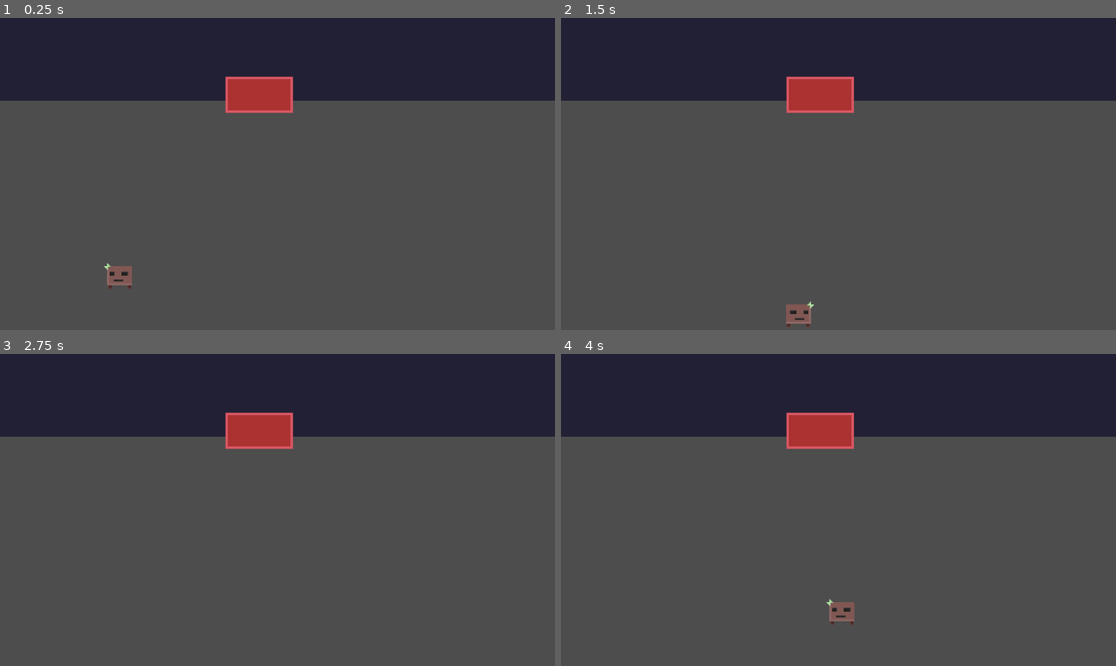
Above: before the commit, frames 1-4 (two rows, left to right).
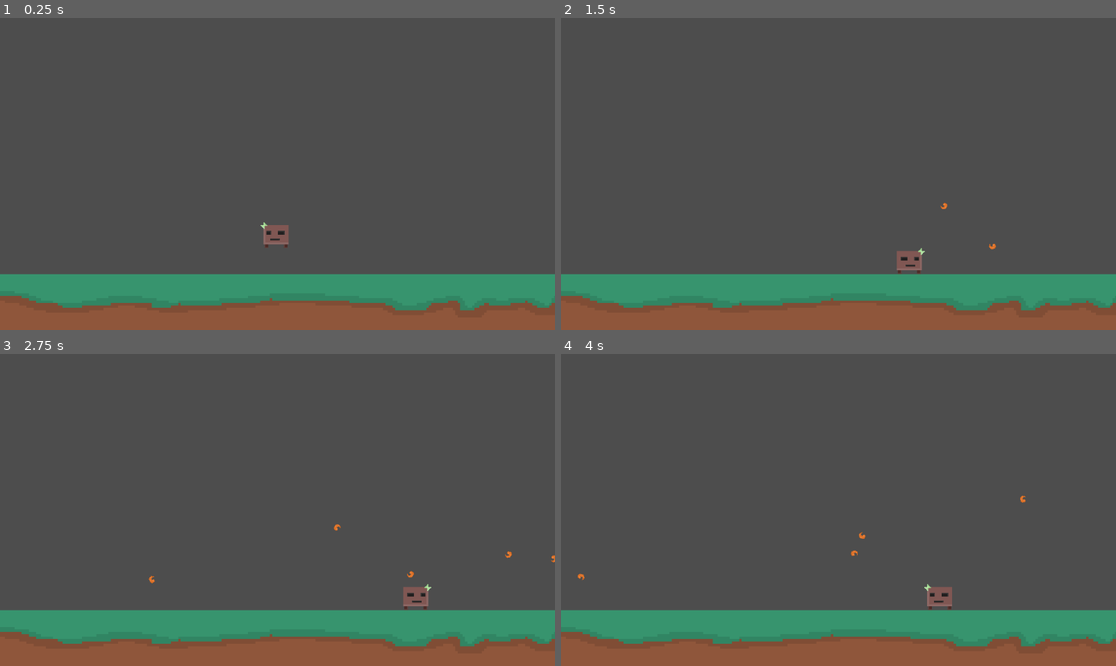
Above: after the commit, the same moments.

Repository: Fireball9670/Jump-and-Run
Game: Godot game, scene res://scenes/levels/level.tscn
Two runs of this game, one before a commit and one after it. Both use one fixed random seed, a clock stepped at 60 frames per second and the inputs below.
Inputs (mouse positions are in pixels of both pictures, inside the frame that each line leads up to):
- Up to frame 1 (0.25 s): no input
- Up to frame 2 (1.5 s): move the mouse to (960, 158) at 0.52 s; press the mouse at (960, 158) at 0.53 s; hold D (right) 0.53-1.28 s; right-click (960, 158) at 0.8 s; move the mouse to (727, 189) at 1.27 s; release the mouse at (727, 189) at 1.28 s; hold Down (down) from 1.28 s (still down); right-click (727, 189) at 1.35 s
- Up to frame 3 (2.75 s): click (166, 525) at 1.55 s; move the mouse to (333, 441) at 2.02 s; release Down (down) at 2.03 s; press the mouse at (333, 441) at 2.03 s; hold D (right) from 2.03 s (still down); right-click (333, 441) at 2.3 s
- Up to frame 4 (4 s): move the mouse to (810, 572) at 2.77 s; release D (right) at 2.78 s; release the mouse at (810, 572) at 2.78 s; hold Up (up) 2.78-3.53 s; right-click (810, 572) at 2.85 s; click (810, 572) at 3.05 s; move the mouse to (1005, 556) at 3.52 s; press the mouse at (1005, 556) at 3.53 s; hold Left (left) from 3.53 s (still down); right-click (1005, 556) at 3.8 s

The runs differ from the first frame. In frame 1, 45% of the frame differs, in the area x 0-100%, y 0-100%; in frame 2, 45%; in frame 3, 45%; in frame 4, 45%.

Commit message:
added jumping and fireballs

Diff:
--- /dev/null
+++ b/scenes/levels/floor.tscn
@@ -0,0 +1,14 @@
+[gd_scene load_steps=3 format=3 uid="uid://mccupeqjjhl1"]
+
+[ext_resource type="Texture2D" uid="uid://cugvu0544pgtn" path="res://resources/Floor.png" id="1_sf103"]
+
+[sub_resource type="WorldBoundaryShape2D" id="WorldBoundaryShape2D_6ymsj"]
+
+[node name="StaticBody2D" type="StaticBody2D"]
+
+[node name="CollisionShape2D" type="CollisionShape2D" parent="."]
+shape = SubResource("WorldBoundaryShape2D_6ymsj")
+
+[node name="Sprite2D" type="Sprite2D" parent="."]
+position = Vector2(0, 5)
+texture = ExtResource("1_sf103")
--- a/scenes/levels/level.gd
+++ b/scenes/levels/level.gd
@@ -1,4 +1,6 @@
 extends Node2D
+
+var fireball_scene: PackedScene = preload("res://scenes/projectiles/fireball.tscn")
 
 var test_array: Array[String] = ["Test, Beans, Bruh"]
 
@@ -12,3 +14,12 @@
 
 func _on_gate_player_entered_gate(body):
 	print(body)
+
+
+
+
+func _on_player_fireball(pos, direction):
+	var fireball = fireball_scene.instantiate() as RigidBody2D
+	fireball.position = pos
+	fireball.linear_velocity = direction * 500
+	$Projectiles.add_child(fireball)
--- a/scenes/levels/level.tscn
+++ b/scenes/levels/level.tscn
@@ -1,15 +1,19 @@
 [gd_scene load_steps=4 format=3 uid="uid://5xv3ll6inl08"]
 
 [ext_resource type="Script" path="res://scenes/levels/level.gd" id="1_8seop"]
-[ext_resource type="PackedScene" uid="uid://bu434yn35pvvk" path="res://scenes/gate.tscn" id="2_5dniu"]
 [ext_resource type="PackedScene" uid="uid://kja8tl4wl0av" path="res://scenes/player/player.tscn" id="2_hnri6"]
+[ext_resource type="PackedScene" uid="uid://mccupeqjjhl1" path="res://scenes/levels/floor.tscn" id="3_suf08"]
 
 [node name="Level" type="Node2D"]
 script = ExtResource("1_8seop")
 
-[node name="Gate" parent="." instance=ExtResource("2_5dniu")]
+[node name="Projectiles" type="Node2D" parent="."]
+
+[node name="StaticBody2D" parent="." instance=ExtResource("3_suf08")]
+position = Vector2(570, 532)
+scale = Vector2(5, 5)
 
 [node name="Player" parent="." instance=ExtResource("2_hnri6")]
-position = Vector2(248, 537)
+position = Vector2(573, 439)
 
-[connection signal="player_entered_gate" from="Gate" to="." method="_on_gate_player_entered_gate"]
+[connection signal="fireball" from="Player" to="." method="_on_player_fireball"]
--- a/scenes/player/player.gd
+++ b/scenes/player/player.gd
@@ -2,30 +2,41 @@
 
 var can_fire: bool = true
 
+const GRAVITY = 400.0
+const WALKSPEED = 200
+
+signal fireball(pos, direction)
+
+#func _ready():
+	#$PlayerImage.rotate(deg_to_rad(90))
+
 func _process(_delta):
-
-	const speed = 300
-	var modifier = 1
 
 		# fireball thrower
 	if(Input.is_action_pressed("primary")) and can_fire == true:
-		print("fire")
+		var fireball_marker = $FireballStartPositions.get_children()
+		var selected_fireball = fireball_marker[randi() % fireball_marker.size()]
+		var direction = (get_global_mouse_position() - position).normalized()
 		can_fire = false
 		$Timer.start()
+		# emit selected position
+		fireball.emit(selected_fireball.global_position, direction)
 
-	if(Input.is_action_pressed("secondary")):
-		print("run")
-		modifier = 2
+func _on_timer_timeout():
+	can_fire = true
 
-	# input
+func _physics_process(delta):
 	var direction = Input.get_vector("left","right","up","down")
-	velocity = direction * speed * modifier
+	if direction.y < 0:
+		velocity.y = -200
+	else:
+		velocity.y += delta * GRAVITY
+	velocity.x = direction.x * WALKSPEED
+	var motion = velocity * delta
 	move_and_slide()
+
 
 	if(direction.x > 0):
 		$PlayerImage.flip_h = true
 	elif(direction.x < 0):
 		$PlayerImage.flip_h = false
-
-func _on_timer_timeout():
-	can_fire = true
--- a/scenes/player/player.tscn
+++ b/scenes/player/player.tscn
@@ -1,11 +1,7 @@
-[gd_scene load_steps=11 format=3 uid="uid://kja8tl4wl0av"]
+[gd_scene load_steps=6 format=3 uid="uid://kja8tl4wl0av"]
 
 [ext_resource type="Script" path="res://scenes/player/player.gd" id="1_1c2fn"]
-[ext_resource type="Texture2D" uid="uid://ds1bo85ney8vv" path="res://resources/Fireball_0001.png" id="2_kslmi"]
-[ext_resource type="Texture2D" uid="uid://5v77bsyxxve" path="res://resources/Fireball_0002.png" id="3_kh850"]
-[ext_resource type="Texture2D" uid="uid://c3krx4g2tsa0a" path="res://resources/Fireball_0003.png" id="4_0sk0y"]
 [ext_resource type="Texture2D" uid="uid://b66pgfbaf7qqu" path="res://resources/Jumper_0001.png" id="5_5grys"]
-[ext_resource type="Texture2D" uid="uid://bd0j7yb3hcylf" path="res://resources/Fireball_0004.png" id="5_c47sf"]
 [ext_resource type="Texture2D" uid="uid://ceqhr6macxppe" path="res://resources/Jumper_0002.png" id="6_dcd68"]
 
 [sub_resource type="SpriteFrames" id="SpriteFrames_ietv6"]
@@ -22,28 +18,8 @@
 "speed": 3.0
 }]
 
-[sub_resource type="SpriteFrames" id="SpriteFrames_1ugpi"]
-animations = [{
-"frames": [{
-"duration": 1.0,
-"texture": ExtResource("2_kslmi")
-}, {
-"duration": 1.0,
-"texture": ExtResource("3_kh850")
-}, {
-"duration": 1.0,
-"texture": ExtResource("4_0sk0y")
-}, {
-"duration": 1.0,
-"texture": ExtResource("5_c47sf")
-}],
-"loop": true,
-"name": &"spin",
-"speed": 12.0
-}]
-
-[sub_resource type="CircleShape2D" id="CircleShape2D_x7c1y"]
-radius = 26.0192
+[sub_resource type="RectangleShape2D" id="RectangleShape2D_ndpwb"]
+size = Vector2(52, 48)
 
 [node name="Player" type="CharacterBody2D"]
 script = ExtResource("1_1c2fn")
@@ -54,19 +30,23 @@
 animation = &"idle"
 autoplay = "idle"
 
-[node name="Fireball" type="AnimatedSprite2D" parent="PlayerImage"]
-visible = false
-position = Vector2(-25, -15)
-sprite_frames = SubResource("SpriteFrames_1ugpi")
-animation = &"spin"
-autoplay = "spin"
-frame_progress = 0.146135
-
 [node name="CollisionShape2D" type="CollisionShape2D" parent="."]
-shape = SubResource("CircleShape2D_x7c1y")
+position = Vector2(0, 2)
+shape = SubResource("RectangleShape2D_ndpwb")
 
 [node name="Timer" type="Timer" parent="."]
 wait_time = 0.5
 one_shot = true
 
+[node name="FireballStartPositions" type="Node2D" parent="."]
+
+[node name="Marker2D" type="Marker2D" parent="FireballStartPositions"]
+position = Vector2(0, -34)
+
+[node name="Marker2D2" type="Marker2D" parent="FireballStartPositions"]
+position = Vector2(6, -34)
+
+[node name="Marker2D3" type="Marker2D" parent="FireballStartPositions"]
+position = Vector2(-5, -34)
+
 [connection signal="timeout" from="Timer" to="." method="_on_timer_timeout"]
--- /dev/null
+++ b/scenes/projectiles/fireball.gd
@@ -0,0 +1 @@
+extends RigidBody2D
--- /dev/null
+++ b/scenes/projectiles/fireball.tscn
@@ -0,0 +1,46 @@
+[gd_scene load_steps=9 format=3 uid="uid://bx5qkue8dlypp"]
+
+[ext_resource type="Script" path="res://scenes/projectiles/fireball.gd" id="1_bxtlj"]
+[ext_resource type="Texture2D" uid="uid://ds1bo85ney8vv" path="res://resources/Fireball_0001.png" id="1_sbtr7"]
+[ext_resource type="Texture2D" uid="uid://5v77bsyxxve" path="res://resources/Fireball_0002.png" id="2_2qjvx"]
+[ext_resource type="Texture2D" uid="uid://c3krx4g2tsa0a" path="res://resources/Fireball_0003.png" id="3_5387x"]
+[ext_resource type="Texture2D" uid="uid://bd0j7yb3hcylf" path="res://resources/Fireball_0004.png" id="4_tinby"]
+
+[sub_resource type="PhysicsMaterial" id="PhysicsMaterial_aj6e5"]
+bounce = 69.35
+
+[sub_resource type="SpriteFrames" id="SpriteFrames_plplm"]
+animations = [{
+"frames": [{
+"duration": 1.0,
+"texture": ExtResource("1_sbtr7")
+}, {
+"duration": 1.0,
+"texture": ExtResource("2_2qjvx")
+}, {
+"duration": 1.0,
+"texture": ExtResource("3_5387x")
+}, {
+"duration": 1.0,
+"texture": ExtResource("4_tinby")
+}],
+"loop": true,
+"name": &"spinning",
+"speed": 12.0
+}]
+
+[sub_resource type="CircleShape2D" id="CircleShape2D_p74hw"]
+radius = 8.0
+
+[node name="Fireball" type="RigidBody2D"]
+physics_material_override = SubResource("PhysicsMaterial_aj6e5")
+script = ExtResource("1_bxtlj")
+
+[node name="AnimatedSprite2D" type="AnimatedSprite2D" parent="."]
+sprite_frames = SubResource("SpriteFrames_plplm")
+animation = &"spinning"
+autoplay = "spinning"
+frame_progress = 0.732127
+
+[node name="CollisionShape2D" type="CollisionShape2D" parent="."]
+shape = SubResource("CircleShape2D_p74hw")
Binary file added: resources/Floor.png
Not shown, added: resources/Floor.png.import
Not shown, added: Floor.pxo
